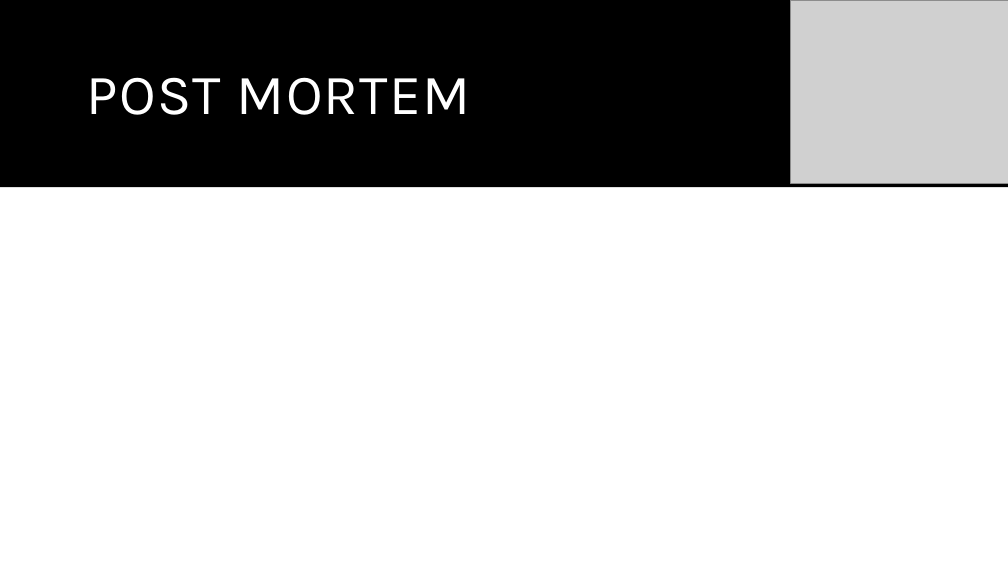
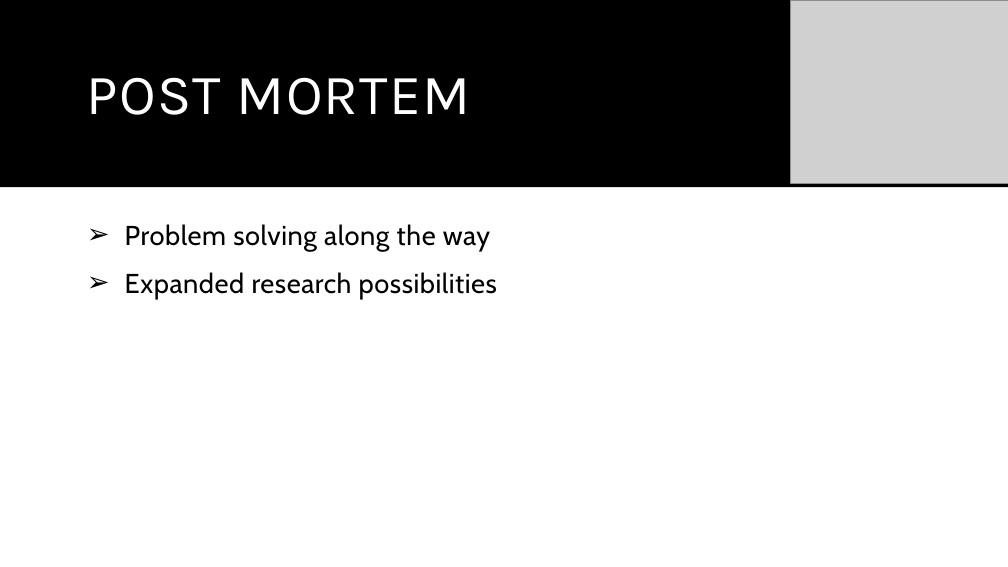
Before and after one commit to shchee5/TurnUptheData, a slide deck: slide 8 of Turn Up The Data.pptx. Drawn at 1008x567 pixels with LibreOffice and Linux fonts; fonts in the diff are those of the drawing; grey boxes stand for pictures. Boxes give left, top, right and bottom in pixels: in the first picture for what was removed or moved away, otherwise in the second. Text is boxed around its words. In the diff, an @@ line names an element or a change of style, - is before the commit and + after.

```diff
--- a/Turn Up The Data.pptx
+++ b/Turn Up The Data.pptx
@@ text added at (125, 224, 497, 299), 26 pt, text #000000 @@
+➢ Problem solving along the way
+➢ Expanded research possibilities
```
